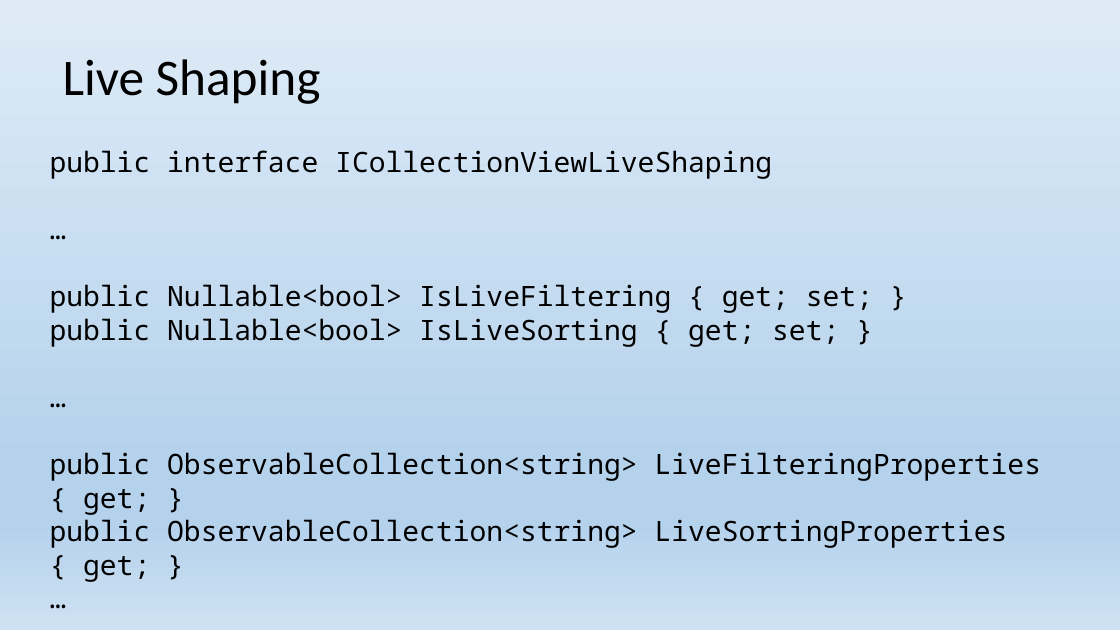
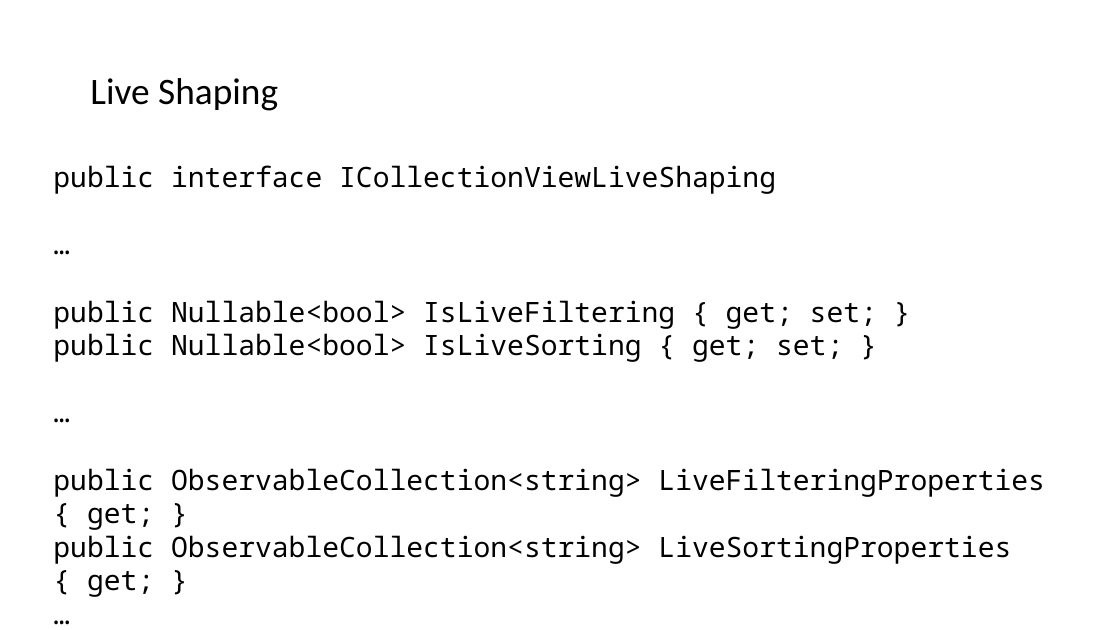
Before and after one commit to EPilyaev/WPFOptimizations, a slide deck: slide 19 of WPF Optimizations.pptx (slide 18 before the commit). Drawn at 1120x630 pixels with LibreOffice and Linux fonts; fonts in the diff are those of the drawing; background and template pictures are left out. Boxes give left, top, right and bottom in pixels: in the first picture for what was removed or moved away, otherwise in the second. Text is boxed around its words. In the diff, an @@ line names an element or a change of style, - is before the commit and + after.

Commit message:
Change presentation style to DA

```diff
--- a/WPF Optimizations.pptx
+++ b/WPF Optimizations.pptx
@@ background gradient #DEEBF7 to #B5D2EC to #CEE1F2 to #FFFFFF @@
@@ title "Live Shaping": place and size @@
-title "Live Shaping" at <box>63,59,321,104</box>
+title "Live Shaping" at <box>90,78,278,111</box>
@@ title "Live Shaping" at <box>90,78,278,111</box>: size 44 to 32 pt; line spacing 0.9 to 0.96; vertical alignment middle to top @@
@@ text "public interface ICollectionViewLiveShaping": place and size @@
-text "public interface ICollectionViewLiveShaping" at <box>50,150,1042,548</box>
+text "public interface ICollectionViewLiveShaping" at <box>53,165,1045,564</box>
```
Also in this commit, not shown: 27 other slides changed, 1 slide added.
